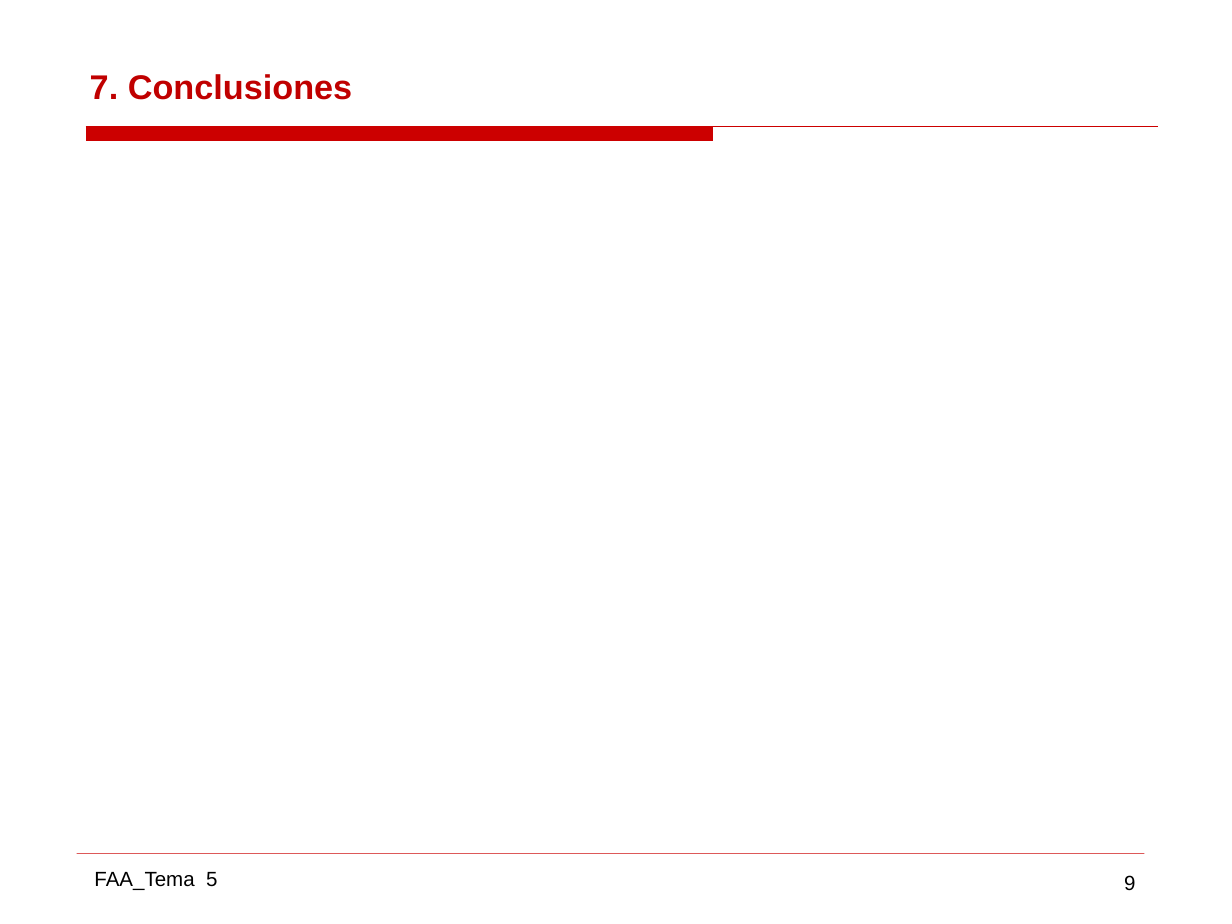
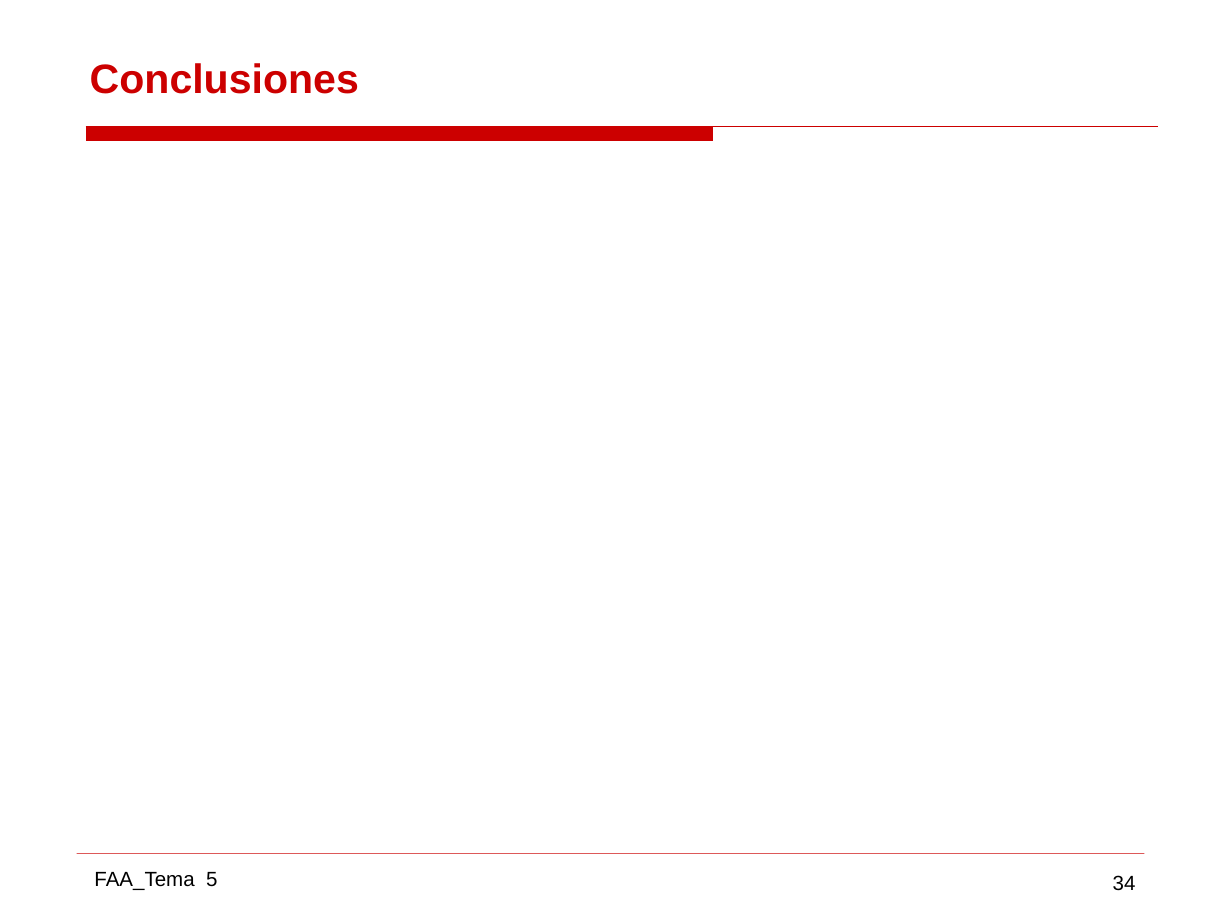
Before and after one commit to gabrielpr96/ETSIcode, a slide deck: slide 34 of FAA/Practica 2 AAD/AAD_11.pptx (slide 9 before the commit). Drawn at 1232x924 pixels with LibreOffice and Linux fonts; fonts in the diff are those of the drawing. Boxes give left, top, right and bottom in pixels: in the first picture for what was removed or moved away, otherwise in the second. Text is boxed around its words. In the diff, an @@ line names an element or a change of style, - is before the commit and + after.

```diff
--- a/FAA/Practica 2 AAD/AAD_11.pptx
+++ b/FAA/Practica 2 AAD/AAD_11.pptx
@@ title "Conclusiones" at box(90, 63, 359, 94): vertical alignment bottom to middle @@
@@ title at box(90, 63, 359, 94): text changed; size 20 to 24 pt; text colour #C00000 to #CC0000 @@
-7. Conclusiones
+Conclusiones
@@ page number at box(1113, 875, 1136, 891): text changed @@
-9
+34
```
Also in this commit, not shown: 4 other slides changed, 31 slides added, 6 slides removed, 18 other files.
